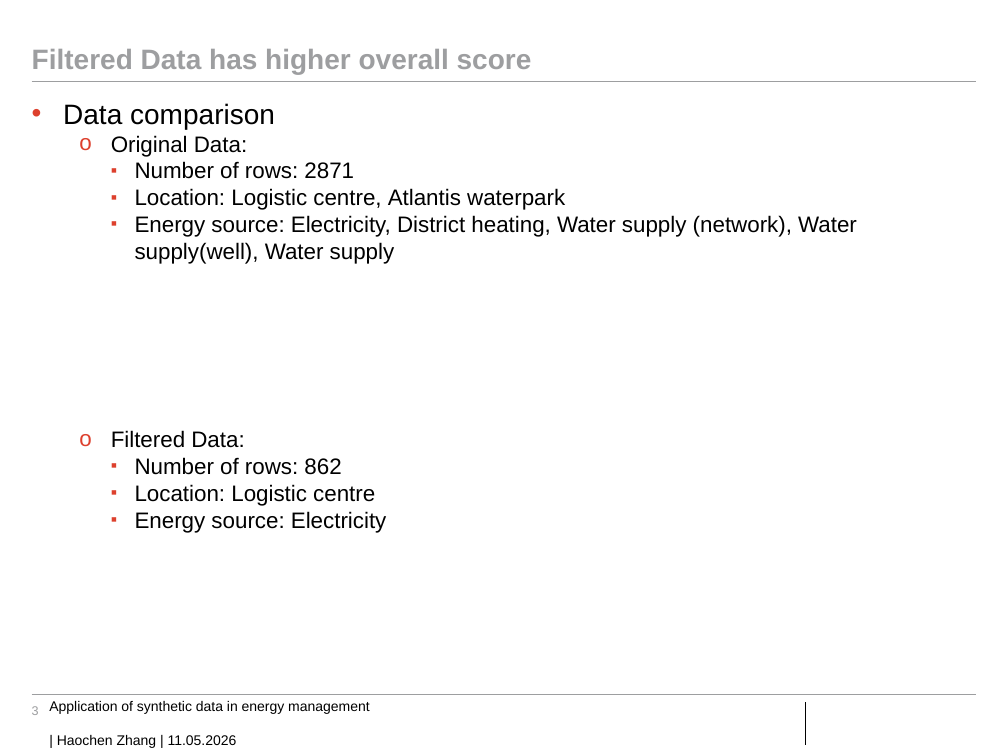
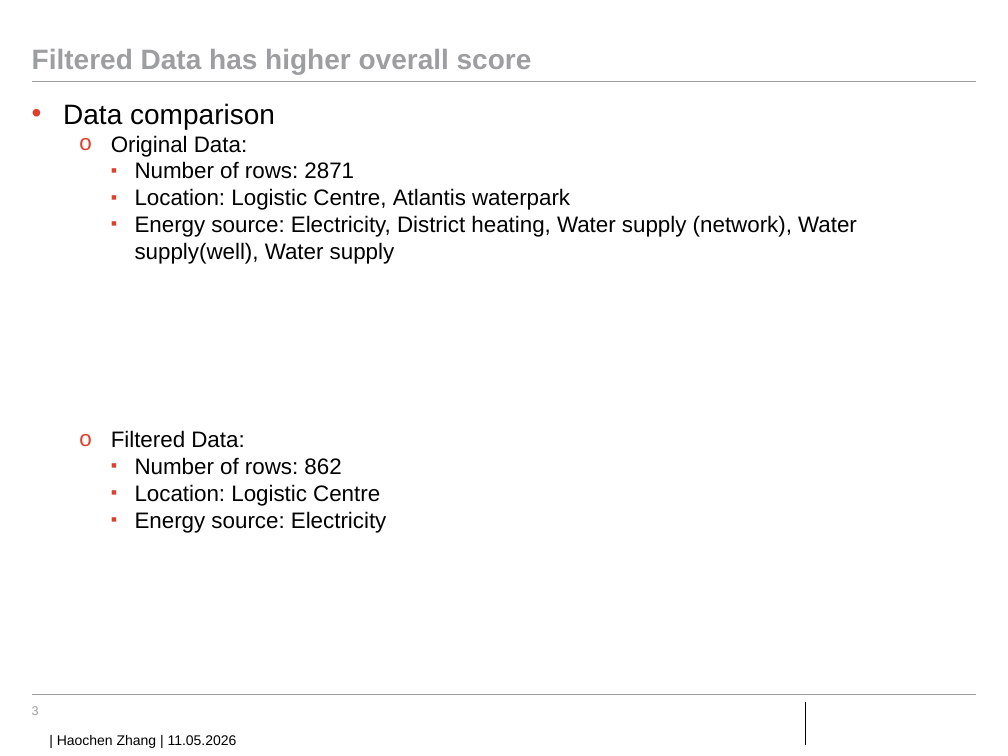
Before and after one commit to pinheadlarry117/hiwi_test, a slide deck: slide 3 of Presentation_template 3.pptx. Drawn at 1008x756 pixels with LibreOffice and Linux fonts; fonts in the diff are those of the drawing; background and template pictures are left out. Boxes give left, top, right and bottom in pixels: in the first picture for what was removed or moved away, otherwise in the second. Text is boxed around its words. In the diff, an @@ line names an element or a change of style, - is before the commit and + after.

```diff
--- a/Presentation_template 3.pptx
+++ b/Presentation_template 3.pptx
@@ text at (135, 188, 570, 210): text changed @@
-    ▪ Location: Logistic centre, Atlantis waterpark
+    ▪ Location: Logistic Centre, Atlantis waterpark
@@ text at (135, 484, 380, 506): text changed @@
-    ▪ Location: Logistic centre
+    ▪ Location: Logistic Centre
@@ rectangle "| Haochen Zhang | 11.05.2026": place and size @@
-rectangle "| Haochen Zhang | 11.05.2026" at (49, 698, 372, 748)
+rectangle "| Haochen Zhang | 11.05.2026" at (49, 698, 404, 748)
@@ text in rectangle at (137, 701, 370, 714): paragraph removed @@
-Application of synthetic data in energy management
```
Also in this commit, not shown: 4 other slides changed, 25 slides added, 1 slide removed.
